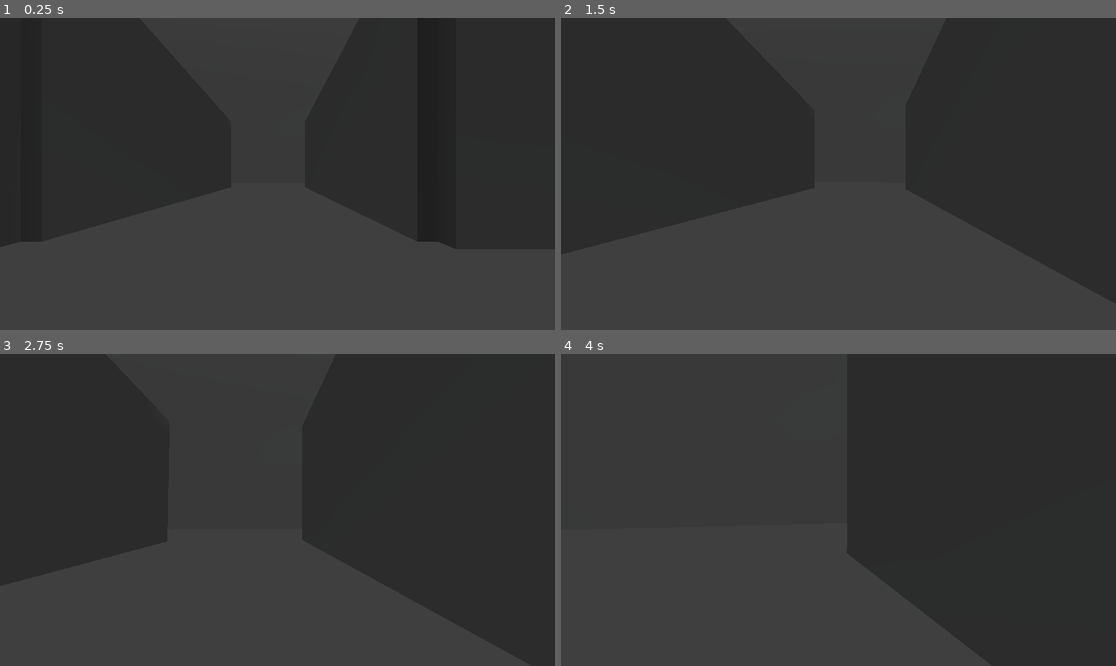
Above: before the commit, frames 1-4 (two rows, left to right).
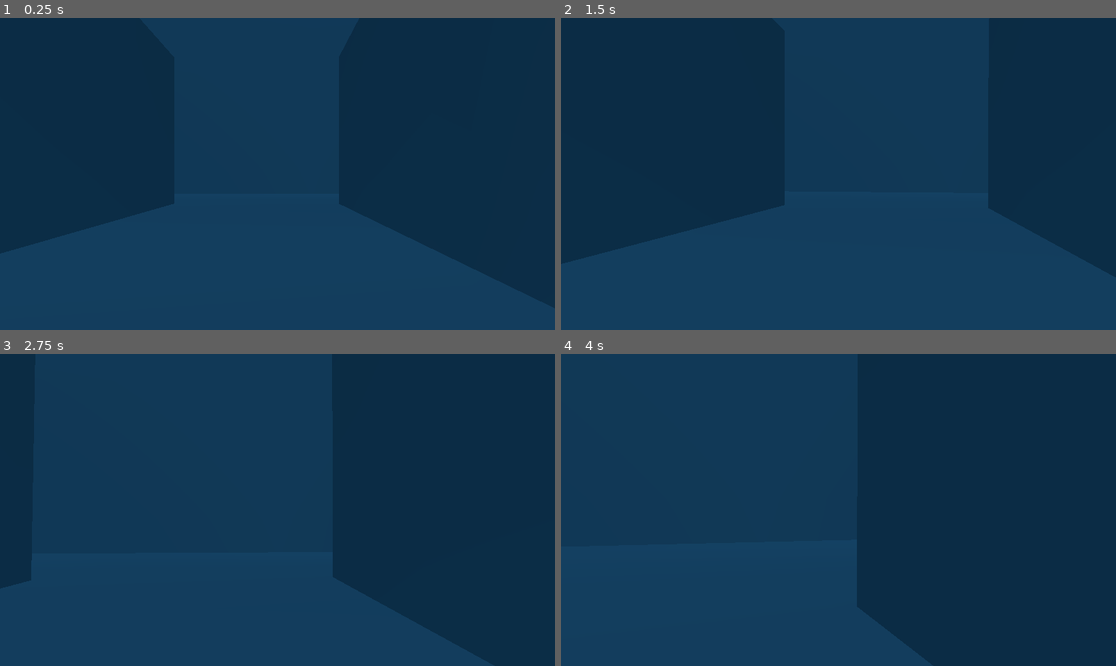
Above: after the commit, the same moments.

Repository: FlashBash21/ScareActorSim
Game: Godot game, scene res://Scenes/testing_scene.tscn
Two runs of this game, one before a commit and one after it. Both use one fixed random seed, a clock stepped at 60 frames per second and the inputs below.
Inputs (mouse positions are in pixels of both pictures, inside the frame that each line leads up to):
- Up to frame 1 (0.25 s): no input
- Up to frame 2 (1.5 s): tap Enter at 0.5 s; move the mouse to (866, 174) at 0.52 s; hold W (forward) from 0.53 s (still down); tap E (mask, bound only after the commit) at 0.6, 1.35 s; tap Space (jump) at 0.77 s; move the mouse to (810, 174) at 1.27 s
- Up to frame 3 (2.75 s): keep holding W (forward); tap Space (jump) at 1.52 s; move the mouse to (288, 503) at 2.02 s; tap E (mask, bound only after the commit) at 2.1 s
- Up to frame 4 (4 s): keep holding W (forward); move the mouse to (832, 516) at 2.77 s; tap E (mask, bound only after the commit) at 2.85, 3.6 s; tap Space (jump) at 3.02, 3.77 s; move the mouse to (877, 513) at 3.52 s

The runs differ from the first frame. In frame 1, 100% of the frame differs, in the area x 0-100%, y 0-100%; in frame 2, 100%; in frame 3, 100%; in frame 4, 100%.

Commit message:
player has oxygen meter

Diff:
--- a/Scenes/player.tscn
+++ b/Scenes/player.tscn
@@ -19,3 +19,4 @@
 
 [node name="Camera3D" type="Camera3D" parent="Head"]
 transform = Transform3D(1, 0, 0, 0, 1, 0, 0, 0, 1, 0, 0.621856, -0.484977)
+fov = 37.8493
--- a/Scripts/player.gd
+++ b/Scripts/player.gd
@@ -5,6 +5,7 @@
 const JUMP_VELOCITY = 2.5
 const SENSITIVITY = 0.003
 const MAX_STAMINA = 1.
+
 
 var stamina = MAX_STAMINA
 
@@ -14,10 +15,28 @@
 @onready var head = $Head
 @onready var camera = $Head/Camera3D
 
-
+var oxygen_bar = 100.0
+var mask_on = true
 
 func _ready():
 	Input.set_mouse_mode(Input.MOUSE_MODE_CAPTURED)
+
+func toggle_mask():
+	mask_on = !mask_on
+
+func oxygen_control():
+	if mask_on:
+		oxygen_bar -= .1
+		if(oxygen_bar <= 0):
+			print("you died")
+	else:
+		if(oxygen_bar < 100):
+			oxygen_bar += .1
+
+
+
+	print("oxygen level: ", oxygen_bar)
+
 
 func _unhandled_input(event):
 	if event is InputEventMouseMotion:
@@ -34,6 +53,11 @@
 	if Input.is_action_just_pressed("jump") and is_on_floor():
 		velocity.y = JUMP_VELOCITY
 
+	if Input.is_action_just_pressed("mask"):
+		toggle_mask()
+		print("toggle mask - ", mask_on)
+
+	oxygen_control()
 	# Get the input direction and handle the movement/deceleration.
 	# As good practice, you should replace UI actions with custom gameplay actions.
 	var input_dir = Input.get_vector("left", "right", "forward", "backward")
@@ -50,4 +74,4 @@
 
 	move_and_slide()
 
-	print(Engine.get_frames_per_second())
+	#print(Engine.get_frames_per_second())
--- a/project.godot
+++ b/project.godot
@@ -42,3 +42,8 @@
 "events": [Object(InputEventKey,"resource_local_to_scene":false,"resource_name":"","device":-1,"window_id":0,"alt_press …(192 unchanged characters)…
 ]
 }
+mask={
+"deadzone": 0.5,
+"events": [Object(InputEventKey,"resource_local_to_scene":false,"resource_name":"","device":-1,"window_id":0,"alt_pressed":false,"shift_pressed":false,"ctrl_pressed":false,"meta_pressed":false,"pressed":false,"keycode":0,"physical_keycode":69,"key_label":0,"unicode":101,"location":0,"echo":false,"script":null)
+]
+}
Binary file changed: Lightmaps/testing_scene.exr
Binary file changed: Lightmaps/testing_scene.lmbake
